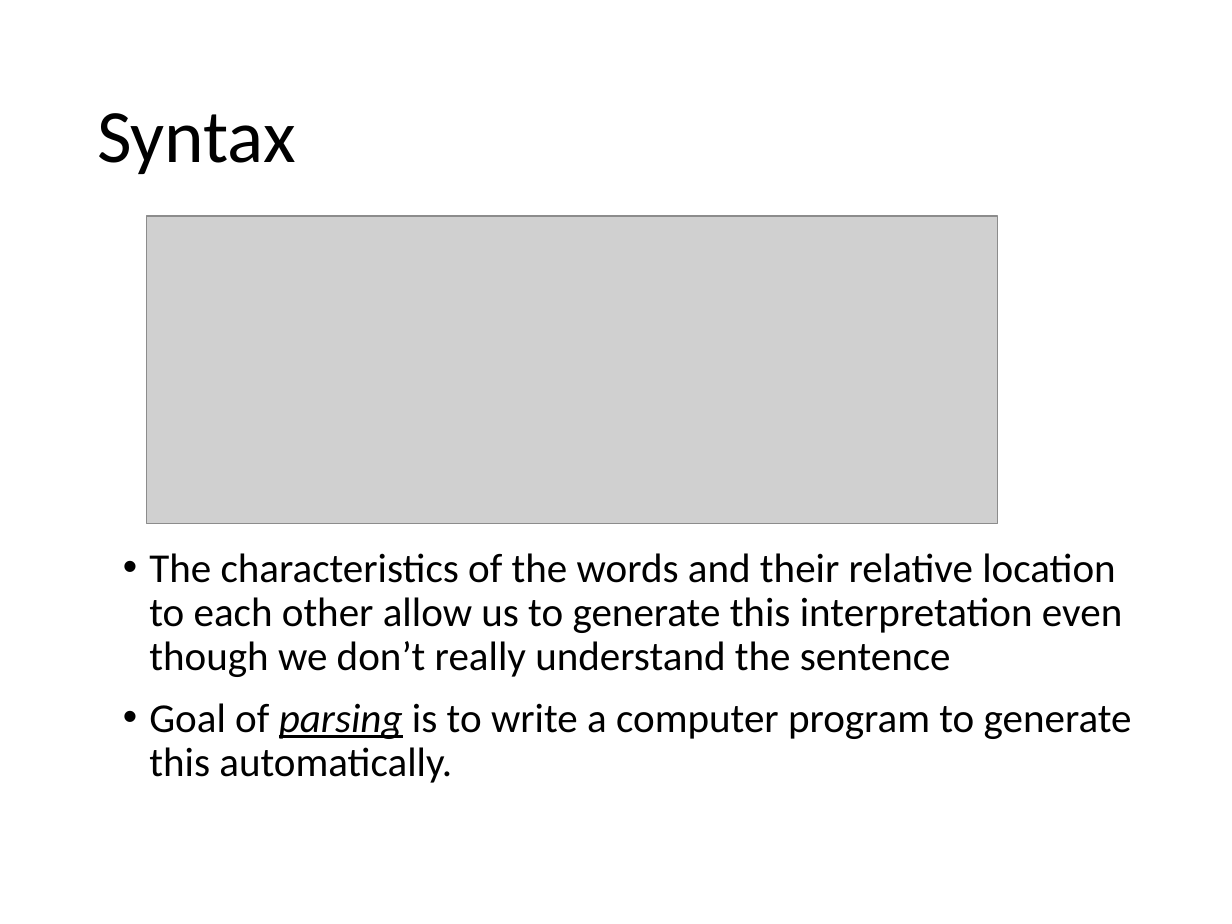
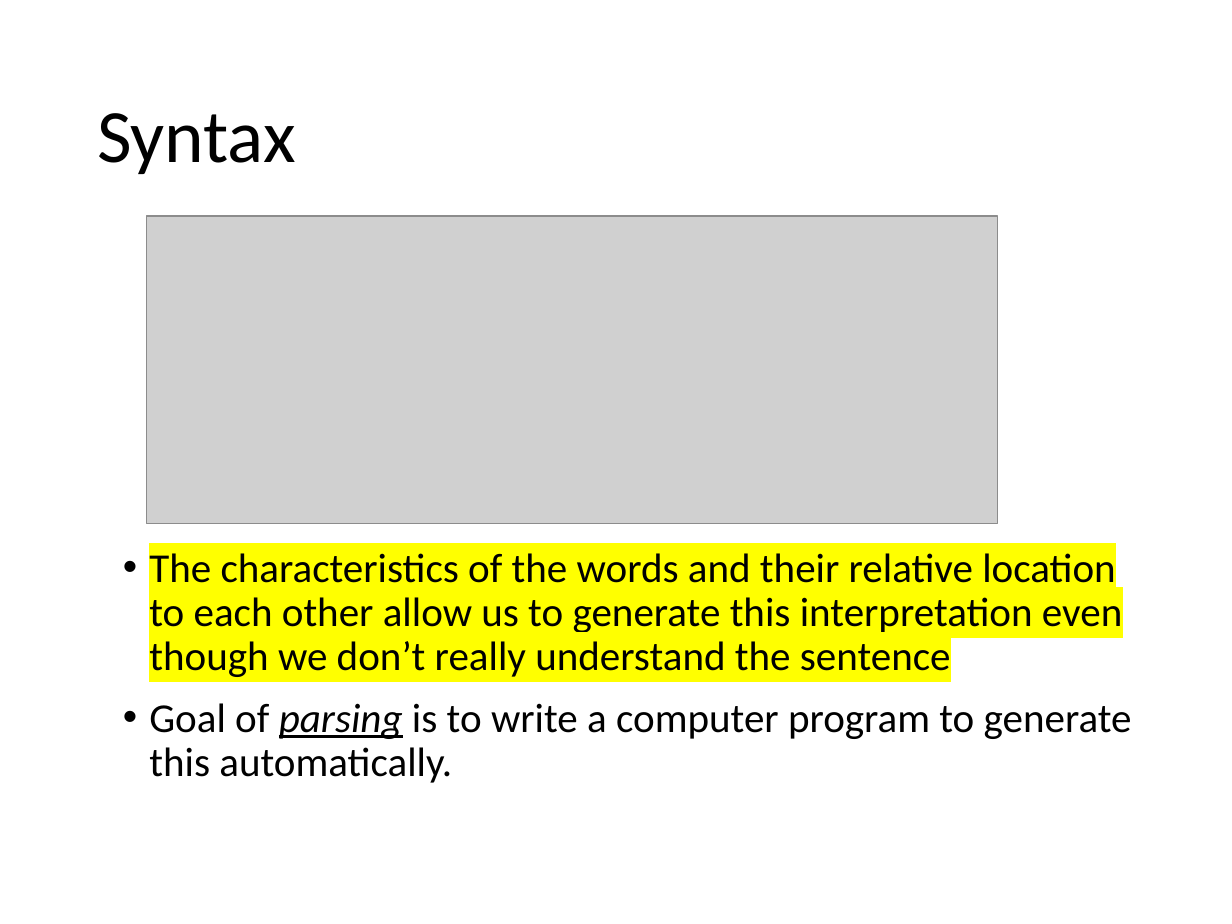
Before and after one commit to balhafni/csci_544_fa_18_slides, a slide deck: slide 5 of cky_0912.pptx. Drawn at 1232x924 pixels with LibreOffice and Linux fonts; fonts in the diff are those of the drawing; grey boxes stand for pictures. Boxes give left, top, right and bottom in pixels: in the first picture for what was removed or moved away, otherwise in the second. Text is boxed around its words. In the diff, an @@ line names an element or a change of style, - is before the commit and + after.

```diff
--- a/cky_0912.pptx
+++ b/cky_0912.pptx
@@ text at box(149, 553, 1122, 677): highlight none to #FFFF00 in "The characteristics of the words and their ..." @@
```
Also in this commit, not shown: 3 other slides changed.
